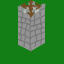
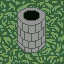
Layer changes from the first 64px x 64px image to the second:
painted on "Layer 4" over [17, 0, 46, 53]
renamed "Layer 3" to "Layer 5", painted on it over [0, 0, 64, 64]
removed layer "Layer 2" over [18, 10, 45, 52]
removed group "Group 1 copy" (1 layers) over [18, 9, 45, 20]
removed layer "Shape 1 copy" (1st of 2, in "Group 1 copy") from group "Group 1 copy" over [18, 9, 45, 20]
removed group "Group 1" (2 layers) over [18, 40, 45, 51]
removed layer "Shape 1 copy" (2nd of 2, in "Group 1") from group "Group 1" over [30, 40, 45, 51]
removed layer "Shape 1" from group "Group 1" over [18, 42, 32, 51]
removed layer "Rounded Rectangle 1" over [18, 9, 45, 51]
removed layer "Layer 1" over [0, 0, 64, 64]
